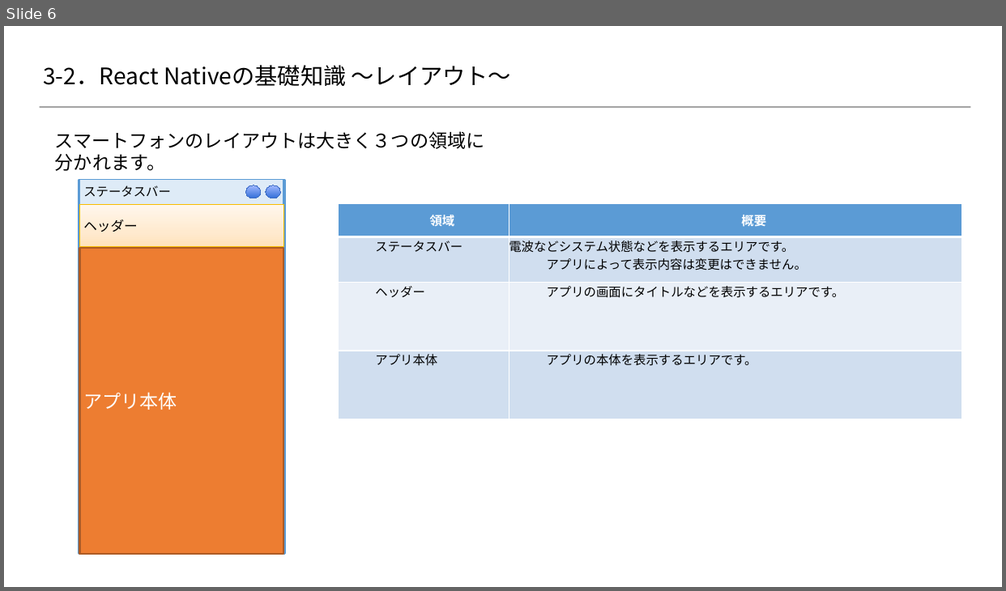
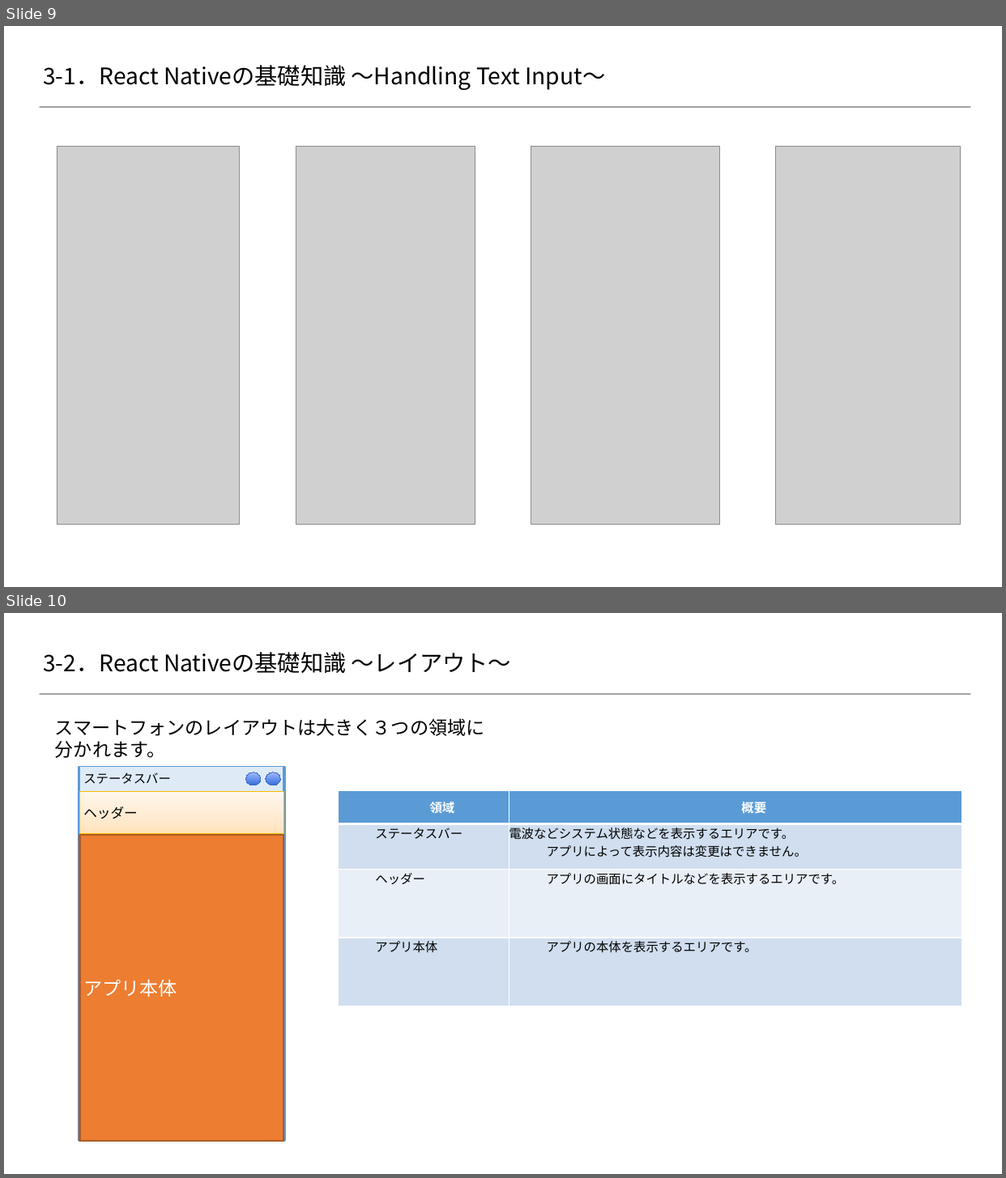
Before and after one commit to 2018SYSTEMI34/diary, a slide deck: doc/02_SlideShare/01.ネタ/３_ReactNative基礎知識/react-native.pptx. Shown one above the other, each under a label of ours: slide 6 before the commit, slides 9 and 10 after it. The pictures are 1006x591 and 1006x1178 pixels, drawn with LibreOffice and Linux fonts; fonts in the diff are those of the drawing; grey boxes stand for pictures; background and template pictures are left out. Boxes give left, top, right and bottom in pixels: in the first picture for what was removed or moved away, otherwise in the second. Text is boxed around its words. In the diff, an @@ line names an element or a change of style, - is before the commit and + after.

Commit message:
ReactNative基礎知識_ページ追加
ReactNative基礎知識_ページ追加

```diff
--- a/doc/02_SlideShare/01.ネタ/３_ReactNative基礎知識/react-native.pptx
+++ b/doc/02_SlideShare/01.ネタ/３_ReactNative基礎知識/react-native.pptx
@@ slide 9 added at [4,26,1002,587], background #FFFFFF; not listed: 1 template element that a slide beside it also shows @@
@@ title added at [43,65,605,90], 22 pt, text #000000 @@
+3-1．React Nativeの基礎知識 ～Handling Text Input～
@@ picture added at [57,147,239,525] @@
@@ picture added at [296,147,475,525] @@
@@ picture added at [531,147,720,525] @@
@@ picture added at [776,147,960,525] @@
@@ what was slide 6 is now slide 10 @@
```
Also in this commit, not shown: 3 slides changed, 5 other slides added, 2 slides removed.
